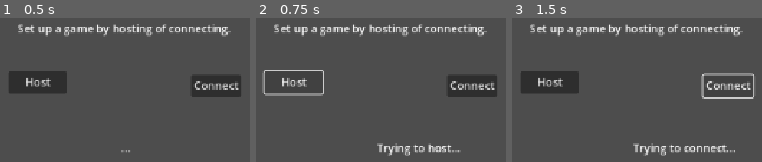
Above: before the commit, frames 1-3 (left to right).
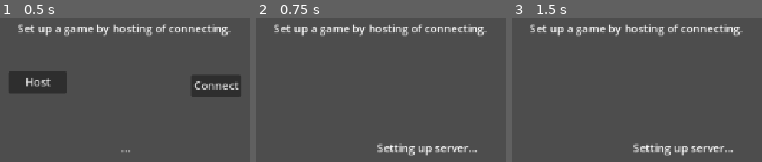
Above: after the commit, the same moments.

Repository: JoeyGiordano/JGZGodotGameTemplate
Game: Godot game, scene res://scenes/shell_scenes/connect.tscn
Two runs of this game, one before a commit and one after it. Both use one fixed random seed, a clock stepped at 60 frames per second and the inputs below. This scene is started directly instead of the project's main scene.
Inputs (mouse positions are in pixels of both pictures, inside the frame that each line leads up to):
- Up to frame 1 (0.5 s): no input
- Up to frame 2 (0.75 s): click "Host" at 0.5 s
- Up to frame 3 (1.5 s): click (727, 85) at 1.25 s, where only the run before the commit has a clickable "Connect"

Frame 1 is identical in both runs. In frame 2, 5.1% of the frame differs, in the area x 2-97%, y 36-96%; in frame 3, 6.2%, in the area x 3-97%, y 36-96%.
Error after the commit: Invalid access to property or key 'mult' on a base object of type 'Nil'. (res://multiplayer/connect.gd:15)

Commit message:
First Try at Connection Setup
Not functional

Diff:
--- /dev/null
+++ b/game/opponent_field.tscn
@@ -0,0 +1,10 @@
+[gd_scene format=3 uid="uid://bcjh6kjk36hj0"]
+
+[node name="OpponentField" type="Node2D"]
+
+[node name="Label" type="Label" parent="."]
+offset_left = 464.0
+offset_top = 188.0
+offset_right = 666.0
+offset_bottom = 211.0
+text = "Opponent Text"
--- /dev/null
+++ b/game/player_field.tscn
@@ -0,0 +1,10 @@
+[gd_scene format=3 uid="uid://brihhvr3e0dtq"]
+
+[node name="PlayerField" type="Node2D"]
+
+[node name="Label" type="Label" parent="."]
+offset_left = 466.0
+offset_top = 470.0
+offset_right = 550.0
+offset_bottom = 493.0
+text = "Player text"
--- /dev/null
+++ b/multiplayer/connect.gd
@@ -0,0 +1,26 @@
+extends Node
+class_name Connect
+
+@onready var host_button : Button = $HostButton
+@onready var connect_botton : Button = $ConnectButton
+@onready var message_label : Label = $MessageLabel
+
+func _ready():
+	host_button.connect("button_down", host_button_pressed)
+	connect_botton.connect("button_down", connect_button_pressed)
+
+func host_button_pressed() :
+	disable_buttons()
+	message_label.text = "Setting up server..."
+	GameContainer.GC.mult.setup_as_host()
+
+func connect_button_pressed() :
+	disable_buttons()
+	message_label.text = "Trying to connect..."
+	GameContainer.GC.mult.setup_as_client()
+
+func disable_buttons() :
+	host_button.disabled = true
+	host_button.visible = false
+	connect_botton.disabled = true
+	connect_botton.visible = false
--- a/scenes/game_container/game_container.gd
+++ b/scenes/game_container/game_container.gd
@@ -2,28 +2,29 @@
 class_name GameContainer
 
 #easy way to access the GameContainer from other nodes
-static var GAME_CONTAINER : GameContainer
+static var GC : GameContainer
 
 #There should only ever be one active scene (menu or stage) and it will be the only child of the ActiveSceneHolder node
 @onready var ActiveSceneHolder = $ActiveSceneHolder
-#Other scenes can be overlay panels (UI, eg pause menu) and can be put in the OverlayPanels node
-@onready var OverlayPanels = $OverlayPanels
-#The player nodes are instantiated in the Players node, they can be hidden and frozen when necessary (if the player nodes do not need to persist this structure is not necessary)
-@onready var Players = $Players
+#For easy access from other scenes
+@onready var mult : Multiplayer = $Multiplayer
+@onready var OpponentSceneHolder = $OpponentSceneHolder
 
 #Scenes
 @onready var main_menu : PackedScene = preload("res://scenes/shell_scenes/main_menu.tscn")
 @onready var credits : PackedScene = preload("res://scenes/shell_scenes/credits.tscn")
 @onready var instructions : PackedScene = preload("res://scenes/shell_scenes/instructions.tscn")
-@onready var connect : PackedScene = preload("res://scenes/shell_scenes/connect.tscn")
-@onready var game : PackedScene = preload("res://scenes/stages/game.tscn")
+@onready var connect_scene : PackedScene = preload("res://scenes/shell_scenes/connect.tscn")
+@onready var player_field_1 : PackedScene = preload("res://game/player_field.tscn")
+@onready var opponent_field_1 : PackedScene = preload("res://game/opponent_field.tscn")
 
 @onready var scene_dict = {
 	"main_menu" : main_menu,
 	"credits" : credits,
 	"instructions" : instructions,
-	"connect" : connect,
-	"game" : game,
+	"connect" : connect_scene,
+	"player_field_1" : player_field_1,
+	"opponent_field_1" : opponent_field_1,
 }
 
 
@@ -31,10 +32,10 @@
 
 func _ready():
 	#set up the singleton (not an autoload)
-	GAME_CONTAINER = self
+	GC = self
 	pass
 
-func _process(delta):
+func _process(_delta):
 	#quit if Q pressed - DEBUG
 	if Input.is_key_pressed(KEY_Q) :
 		get_tree().quit()
@@ -42,13 +43,23 @@
 
 func switch_to_scene(scene_name : String) :
 	#switch to a scene with the name scene_name
-	switch_active_scene(get_scene(scene_name))
+	_switch_active_scene(get_scene(scene_name))
 
-func switch_active_scene(scene : PackedScene) :
+func _switch_active_scene(scene : PackedScene) :
 	#replace the scene in the ActiveSceneHolder with a newly instantiated PackedScene scene
 	ActiveSceneHolder.get_child(0).queue_free()
 	var s = scene.instantiate()
 	ActiveSceneHolder.add_child(s)
+
+func switch_to_opponent_scene(scene_name : String) :
+	#switch to a scene with the name scene_name
+	_switch_opponent_scene(get_scene(scene_name))
+
+func _switch_opponent_scene(scene : PackedScene) :
+	#replace the scene in the ActiveSceneHolder with a newly instantiated PackedScene scene
+	OpponentSceneHolder.get_child(0).queue_free()
+	var s = scene.instantiate()
+	OpponentSceneHolder.add_child(s)
 
 func get_scene(scene_name : String) -> PackedScene:
 	#return the PackedScene with the name scene_name
--- a/scenes/game_container/game_container.tscn
+++ b/scenes/game_container/game_container.tscn
@@ -1,7 +1,8 @@
-[gd_scene load_steps=3 format=3 uid="uid://dajeyyd76x0vu"]
+[gd_scene load_steps=4 format=3 uid="uid://dajeyyd76x0vu"]
 
 [ext_resource type="Script" uid="uid://gj6s4jjigw13" path="res://scenes/game_container/game_container.gd" id="1_nfc83"]
 [ext_resource type="PackedScene" uid="uid://dd71ltua8vpqj" path="res://scenes/shell_scenes/main_menu.tscn" id="1_ojqp2"]
+[ext_resource type="Script" uid="uid://bng1yal6q6jmf" path="res://scenes/game_container/multiplayer.gd" id="3_ghd8x"]
 
 [node name="GameContainer" type="Node"]
 script = ExtResource("1_nfc83")
@@ -10,6 +11,7 @@
 
 [node name="MainMenu" parent="ActiveSceneHolder" instance=ExtResource("1_ojqp2")]
 
-[node name="OverlayPanels" type="Node" parent="."]
+[node name="Multiplayer" type="Node" parent="."]
+script = ExtResource("3_ghd8x")
 
-[node name="Players" type="Node" parent="."]
+[node name="OpponentSceneHolder" type="Node" parent="."]
--- /dev/null
+++ b/scenes/game_container/multiplayer.gd
@@ -0,0 +1,30 @@
+extends Node
+class_name Multiplayer
+
+# Port that server is listening for communications on
+const PORT = 123
+# The IP address of the server
+const SERVER_ADDRESS = "loaclhost"
+
+# Create peer object using ENet networking library
+var peer = ENetMultiplayerPeer.new()
+
+func setup_as_host() :
+	# Create a server (set peer to listen on PORT)
+	peer.create_server(PORT)
+	# Set the godot internal peer
+	multiplayer.multiplayer_peer = peer
+	# Switch to the player game scene
+	GameContainer.GC.switch_to_scene("player_field_1")
+
+	multiplayer.peer_connected.connect(on_peer_connected)
+
+func setup_as_client() :
+	peer.create_client(SERVER_ADDRESS, PORT)
+	# Set the godot internal peer
+	multiplayer.multiplayer_peer = peer
+	# Switch to the player game scene
+	GameContainer.GC.switch_to_scene("player_field_1")
+
+func on_peer_connected(peer_id) :
+	print("Player joined")
--- a/scenes/game_container/switch_to_scene.gd
+++ b/scenes/game_container/switch_to_scene.gd
@@ -8,4 +8,4 @@
 
 func on_pressed() :
 	#tell the GameContainer to switch the scene to the scene with the name switch_to
-	GameContainer.GAME_CONTAINER.switch_to_scene(switch_to)
+	GameContainer.GC.switch_to_scene(switch_to)
--- a/scenes/shell_scenes/connect.gd
+++ /dev/null
@@ -1,16 +0,0 @@
-extends Node
-class_name Connect
-
-@onready var host_button : Button = $HostButton
-@onready var connect_botton : Button = $ConnectButton
-@onready var message : Label = $MessageLabel
-
-func _ready():
-	host_button.connect("button_down", host_button_pressed)
-	connect_botton.connect("button_down", connect_button_pressed)
-
-func host_button_pressed() :
-	message.text = "Trying to host..."
-
-func connect_button_pressed() :
-	message.text = "Trying to connect..."
--- a/scenes/shell_scenes/connect.tscn
+++ b/scenes/shell_scenes/connect.tscn
@@ -1,6 +1,6 @@
 [gd_scene load_steps=2 format=3 uid="uid://cbvw2p105b25e"]
 
-[ext_resource type="Script" uid="uid://dvcdc4txfqb3y" path="res://scenes/shell_scenes/connect.gd" id="1_0ndui"]
+[ext_resource type="Script" uid="uid://dvcdc4txfqb3y" path="res://multiplayer/connect.gd" id="1_0ndui"]
 
 [node name="Connect" type="Node"]
 script = ExtResource("1_0ndui")
--- a/scenes/stages/game.tscn
+++ /dev/null
@@ -1,24 +0,0 @@
-[gd_scene load_steps=2 format=3 uid="uid://brihhvr3e0dtq"]
-
-[ext_resource type="Script" uid="uid://xqxyy6g1qtfk" path="res://scenes/game_container/switch_to_scene.gd" id="1_g1qqk"]
-
-[node name="Game" type="Node2D"]
-
-[node name="StageOverButton" type="Button" parent="."]
-offset_right = 8.0
-offset_bottom = 8.0
-text = "[StageOver]"
-script = ExtResource("1_g1qqk")
-switch_to = "random_stage"
-
-[node name="THIS TEXT IS TEMP" type="Label" parent="."]
-offset_left = 117.0
-offset_top = 121.0
-offset_right = 1076.0
-offset_bottom = 300.0
-text = "Stage 1
-
-for now, this scene will switch to a random stage
-delete the button and trigger the next scene when someone this stage is over
-(use GameContainer.GAME_CONTAINER.switch_to_scene(\"random_stage\")
-(you can call these methods from any script)"
Renamed: scenes/shell_scenes/connect.gd.uid -> multiplayer/connect.gd.uid
Not shown, added: scenes/game_container/multiplayer.gd.uid
